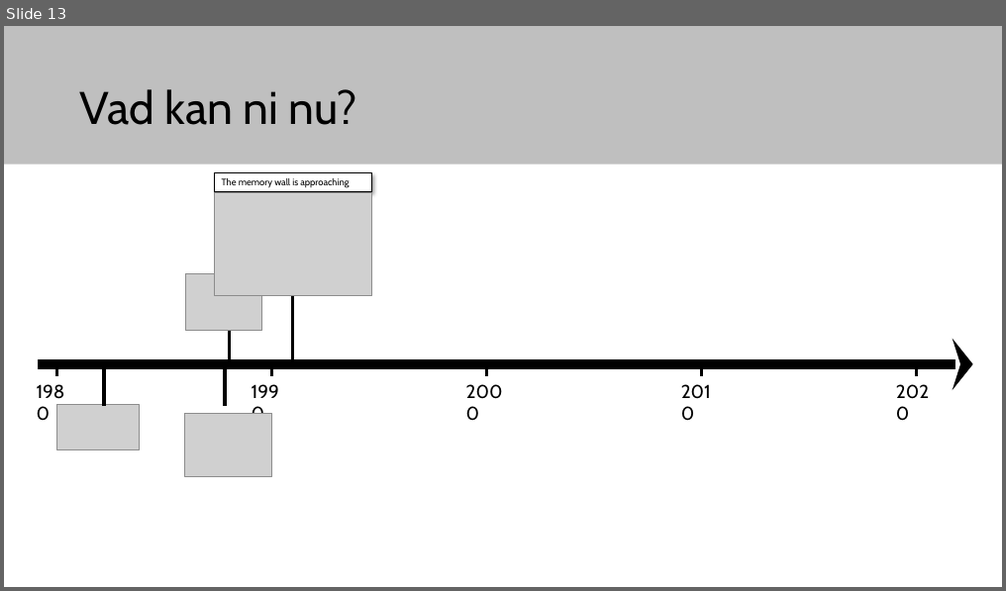
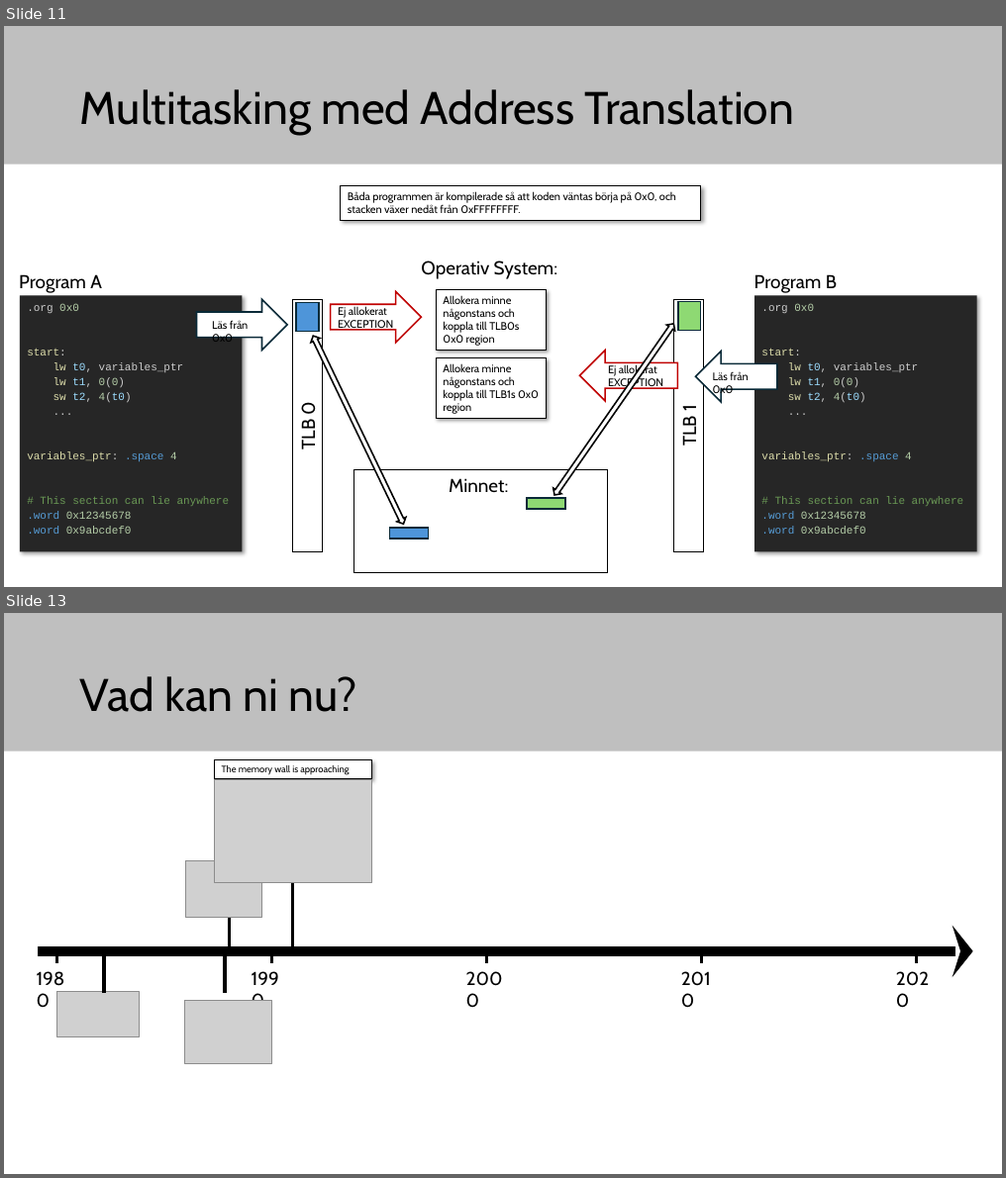
Before and after one commit to elias-at-chalmers/mop-lecture_notes-mirror, a slide deck: slides/lecture12_future_and_wrapup.pptx. Shown one above the other, each under a label of ours: slide 13 before the commit, slides 11 and 13 after it; the slides between them are not shown. The pictures are 1006x591 and 1006x1178 pixels, drawn with LibreOffice and Linux fonts; fonts in the diff are those of the drawing; grey boxes stand for pictures. Boxes give left, top, right and bottom in pixels: in the first picture for what was removed or moved away, otherwise in the second. Text is boxed around its words. In the diff, an @@ line names an element or a change of style, - is before the commit and + after.

```diff
--- a/slides/lecture12_future_and_wrapup.pptx
+++ b/slides/lecture12_future_and_wrapup.pptx
@@ slide 11 added at [4, 26, 1002, 587], background #FFFFFF; not listed: 1 template element that a slide beside it also shows @@
@@ title added at [80, 89, 794, 135], 44 pt, text #000000 @@
+Multitasking med Address Translation
@@ rectangle added at [341, 186, 701, 220], fill #FFFFFF, outline #000000 0.75 pt, 10.5 pt, text #000000 @@
+Båda programmen är kompilerade så att koden väntas börja på 0x0, och stacken växer nedåt från 0xFFFFFFFF.
@@ text added at [421, 261, 557, 279], 18 pt, text #000000 @@
+Operativ System:
@@ text added at [19, 274, 102, 293], 18 pt, text #000000 @@
+Program A
@@ right arrow added at [331, 291, 421, 343], fill #FFFFFF, outline #C00000 1.5 pt @@
@@ rectangle added at [436, 290, 546, 351], fill #FFFFFF, outline #000000 0.75 pt, 10.5 pt, text #000000 @@
+Allokera minne någonstans och koppla till TLB0s 0x0 region
@@ text added at [754, 274, 837, 293], 18 pt, text #000000 @@
+Program B
@@ rectangle added at [20, 295, 242, 553], fill #262626, 10.5 pt, text #CCCCCC @@
+.org 0x0
+start:
+lw t0, variables_ptr
+lw t1, 0(0)
+sw t2, 4(t0)
+...
+variables_ptr: .space 4
+# This section can lie anywhere
+.word 0x12345678
+.word 0x9abcdef0
@@ right arrow added at [196, 299, 287, 350], fill #FFFFFF, outline #092A39 1.5 pt @@
@@ text added at [212, 320, 248, 337], 10.5 pt, text #000000 @@
+Läs från 0x0
@@ rectangle added at [293, 299, 323, 553], outline #000000 0.75 pt, 18 pt, text #000000 @@
+TLB 0
@@ rectangle added at [297, 303, 319, 332], fill #4E95D9, outline #092A39 1.5 pt @@
@@ text added at [338, 306, 393, 331], 10.5 pt, text #000000 @@
+Ej allokerat
+EXCEPTION
@@ up down arrow added at [550, 321, 677, 498], fill #FFFFFF, outline #000000 1.5 pt @@
@@ rectangle added at [674, 299, 704, 553], outline #000000 0.75 pt, 18 pt, text #000000 @@
+TLB 1
@@ rectangle added at [678, 302, 701, 332], fill #8ED973, outline #092A39 1.5 pt @@
@@ rectangle added at [754, 295, 977, 553], fill #262626, 10.5 pt, text #CCCCCC @@
+.org 0x0
+start:
+lw t0, variables_ptr
+lw t1, 0(0)
+sw t2, 4(t0)
+...
+variables_ptr: .space 4
+# This section can lie anywhere
+.word 0x12345678
+.word 0x9abcdef0
@@ up down arrow added at [309, 334, 408, 526], fill #FFFFFF, outline #000000 1.5 pt @@
@@ right arrow added at [580, 350, 678, 401], fill #FFFFFF, outline #C00000 1.5 pt @@
@@ right arrow added at [696, 352, 777, 402], fill #FFFFFF, outline #092A39 1.5 pt @@
@@ rectangle added at [436, 359, 546, 419], fill #FFFFFF, outline #000000 0.75 pt, 10.5 pt, text #000000 @@
+Allokera minne någonstans och koppla till TLB1s 0x0 region
@@ text added at [608, 365, 663, 389], 10.5 pt, text #000000 @@
+Ej allokerat
+EXCEPTION
@@ text added at [713, 372, 747, 396], 10.5 pt, text #000000 @@
+Läs från 0x0
@@ rectangle added at [354, 470, 607, 572], outline #000000 0.75 pt, 18 pt, text #000000 @@
+Minnet:
@@ rectangle added at [527, 498, 566, 509], fill #8ED973, outline #092A39 1.5 pt @@
@@ rectangle added at [389, 528, 428, 539], fill #4E95D9, outline #092A39 1.5 pt @@
```
Also in this commit, not shown: 4 slides changed, 8 other slides added, 7 slides removed.
